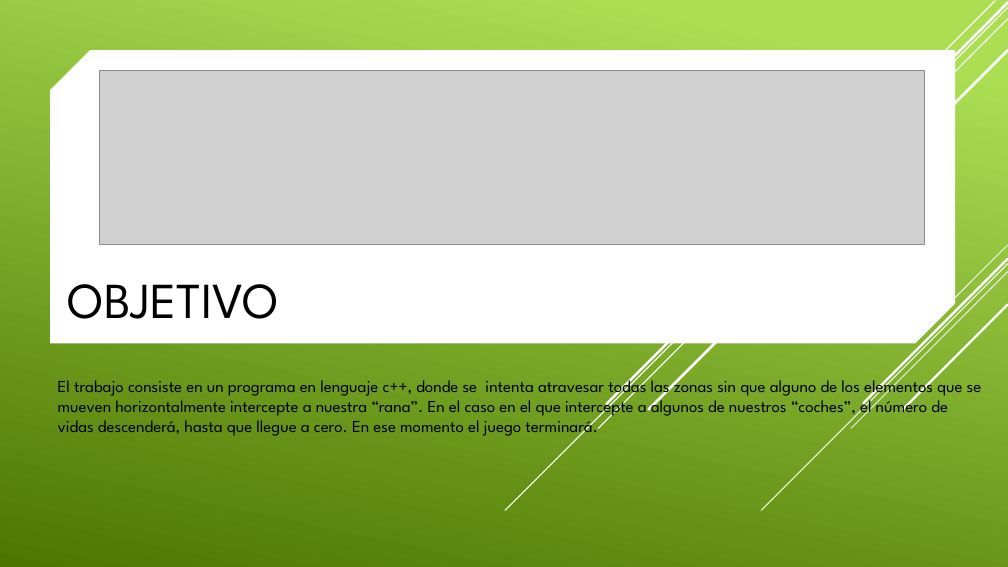
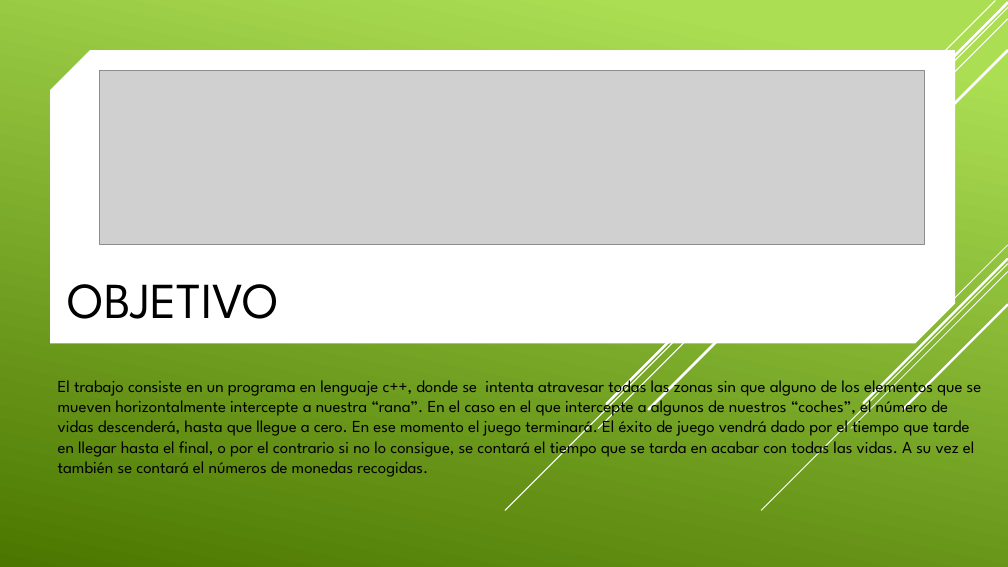
Before and after one commit to aigora/twA109_1920-camara-termica, a slide deck: slide 2 of CROSS the road.pptx. Drawn at 1008x567 pixels with LibreOffice and Linux fonts; fonts in the diff are those of the drawing; grey boxes stand for pictures. Boxes give left, top, right and bottom in pixels: in the first picture for what was removed or moved away, otherwise in the second. Text is boxed around its words. In the diff, an @@ line names an element or a change of style, - is before the commit and + after.

```diff
--- a/CROSS the road.pptx
+++ b/CROSS the road.pptx
@@ text at (58, 375, 982, 477): text changed @@
-El trabajo consiste en un programa en lenguaje c++, donde se intenta atravesar todas las zonas sin que alguno de los elementos que se mueven horizontalmente intercepte a nuestra “rana”. En el caso en el que intercepte a algunos de nuestros “coches”, el número de vidas descenderá, hasta que llegue a cero. En ese momento el juego terminará.
+El trabajo consiste en un programa en lenguaje c++, donde se intenta atravesar todas las zonas sin que alguno de los elementos que se mueven horizontalmente intercepte a nuestra “rana”. En el caso en el que intercepte a algunos de nuestros “coches”, el número de vidas descenderá, hasta que llegue a cero. En ese momento el juego terminará. El éxito de juego vendrá dado por el tiempo que tarde en llegar hasta el final, o por el contrario si no lo consigue, se contará el tiempo que se tarda en acabar con todas las vidas. A su vez el también se contará el números de monedas recogidas.
```
Also in this commit, not shown: 3 other slides changed, 1 slide added, 1 slide removed.
